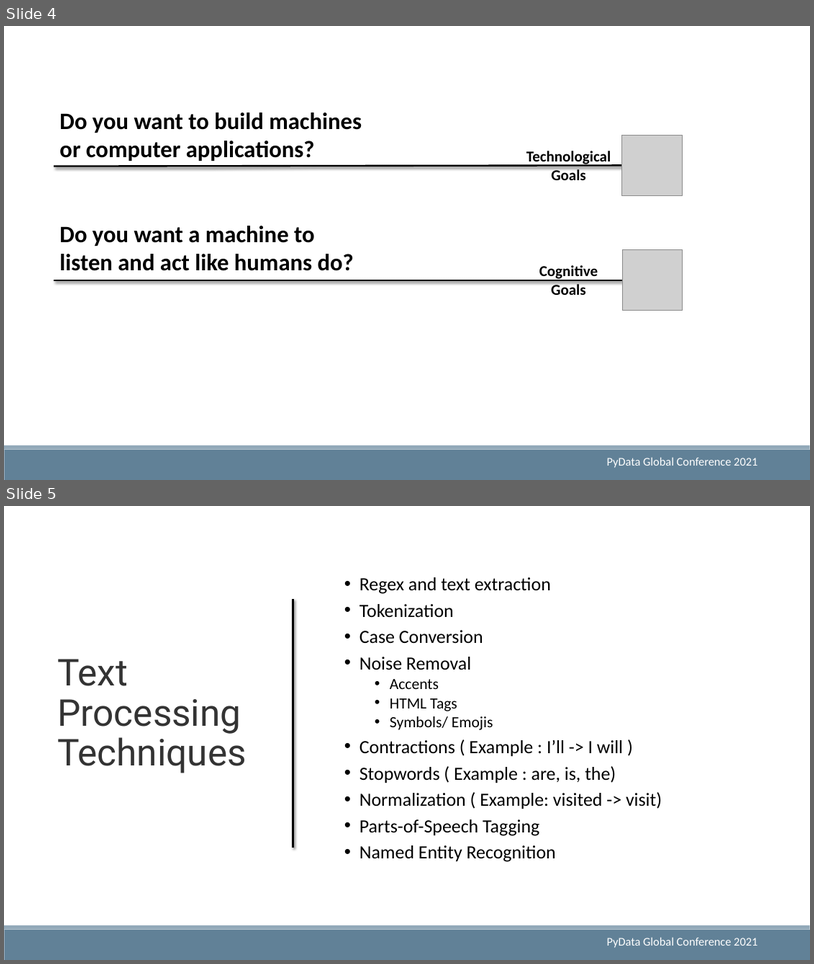
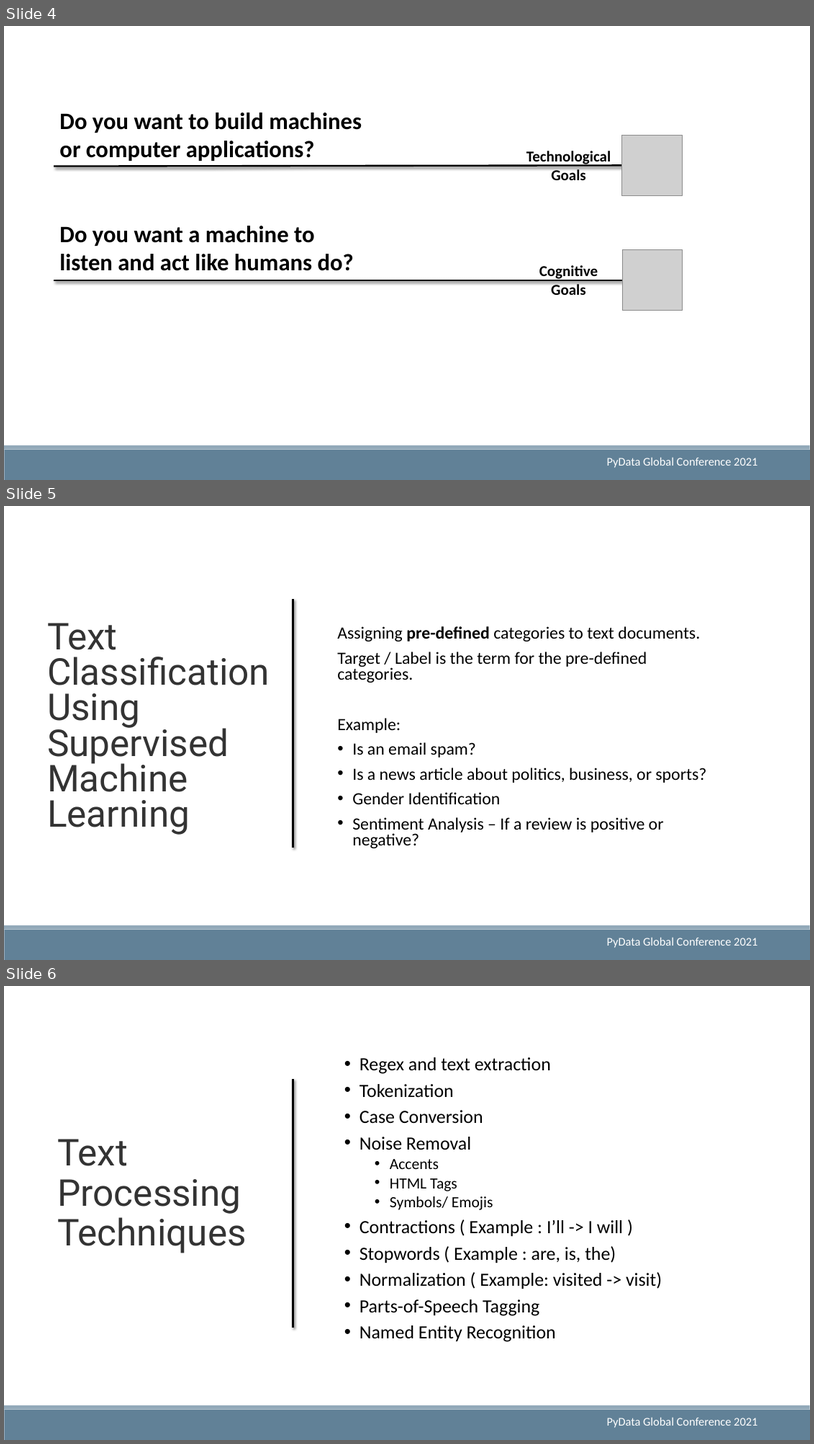
Before and after one commit to royn5618/Talks_Resources, a slide deck: PyDataGlobal2021/Getting Started with Text Classification.pptx. Shown one above the other, each under a label of ours: slides 4 and 5 before the commit, slides 4, 5 and 6 after it. The pictures are 814x964 and 814x1444 pixels, drawn with LibreOffice and Linux fonts; fonts in the diff are those of the drawing; grey boxes stand for pictures. Boxes give left, top, right and bottom in pixels: in the first picture for what was removed or moved away, otherwise in the second. Text is boxed around its words. In the diff, an @@ line names an element or a change of style, - is before the commit and + after.

```diff
--- a/PyDataGlobal2021/Getting Started with Text Classification.pptx
+++ b/PyDataGlobal2021/Getting Started with Text Classification.pptx
@@ slide 5 added at box(4, 506, 810, 960), background #FFFFFF; not listed: 2 template elements that a slide beside it also shows @@
@@ line added from (293, 599) to (293, 848), #000000 2 pt @@
@@ text added at box(47, 623, 270, 834), 44 pt, text #333333 @@
+Text Classification
+Using
+Supervised
+Machine Learning
@@ text added at box(337, 626, 707, 848), 20.4 pt, text #000000 @@
+Assigning pre-defined categories to text documents.
+Target / Label is the term for the pre-defined categories.
+Example:
+• Is an email spam?
+• Is a news article about politics, business, or sports?
+• Gender Identification
+• Sentiment Analysis – If a review is positive or negative?
@@ text added at box(607, 937, 758, 947), 14 pt, text #FFFFFF @@
+PyData Global Conference 2021
@@ what was slide 5 is now slide 6 @@
```
Also in this commit, not shown: 1 slide changed, 1 other slide added, 2 other files.
